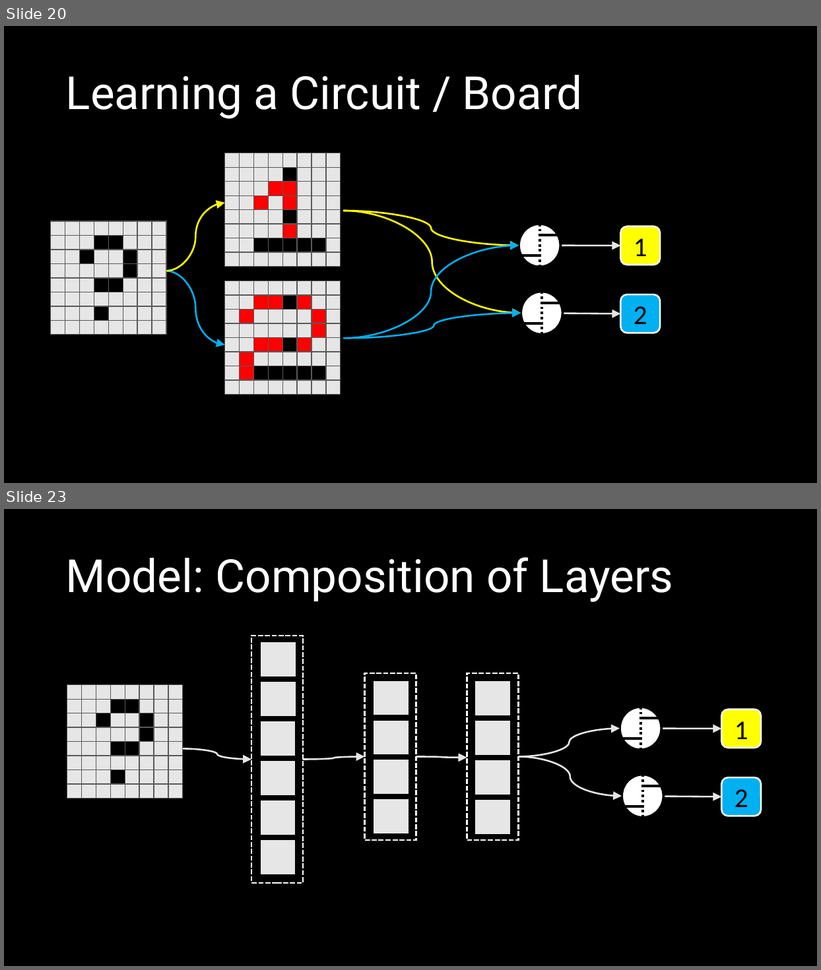
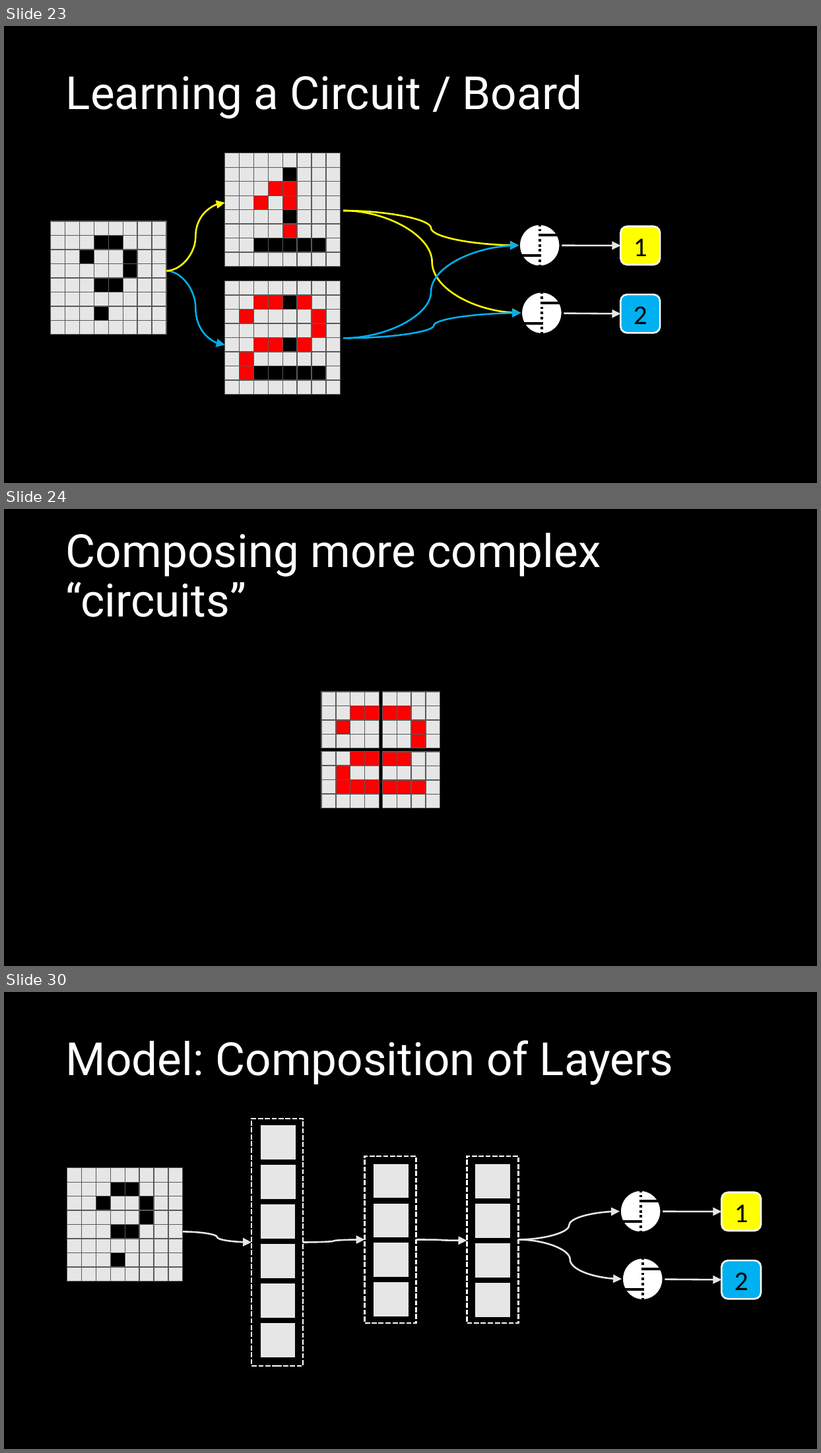
Before and after one commit to mathias-brandewinder/Presentations, a slide deck: deep-learning-cntk-fsharp/slides/cntk.pptx. Shown one above the other, each under a label of ours: slides 20 and 23 before the commit, slides 23, 24 and 30 after it; the slides between them are not shown. The pictures are 821x970 and 821x1453 pixels, drawn with LibreOffice and Linux fonts; fonts in the diff are those of the drawing. Boxes give left, top, right and bottom in pixels: in the first picture for what was removed or moved away, otherwise in the second. Text is boxed around its words. In the diff, an @@ line names an element or a change of style, - is before the commit and + after.

```diff
--- a/deep-learning-cntk-fsharp/slides/cntk.pptx
+++ b/deep-learning-cntk-fsharp/slides/cntk.pptx
@@ slide 24 added at (4, 509, 817, 966), background #000000 @@
@@ title added at (66, 533, 601, 617), 54 pt, text #FFFFFF @@
+Composing more complex “circuits”
@@ group added at (322, 692, 380, 748): 16 rectangles @@
@@ group added at (383, 692, 441, 748): 16 rectangles @@
@@ group added at (322, 752, 380, 808): 16 rectangles @@
@@ group added at (383, 752, 441, 809): 16 rectangles @@
@@ what was slide 20 is now slide 23 @@
@@ what was slide 23 is now slide 30 @@
```
Also in this commit, not shown: 12 slides changed, 8 other slides added.
